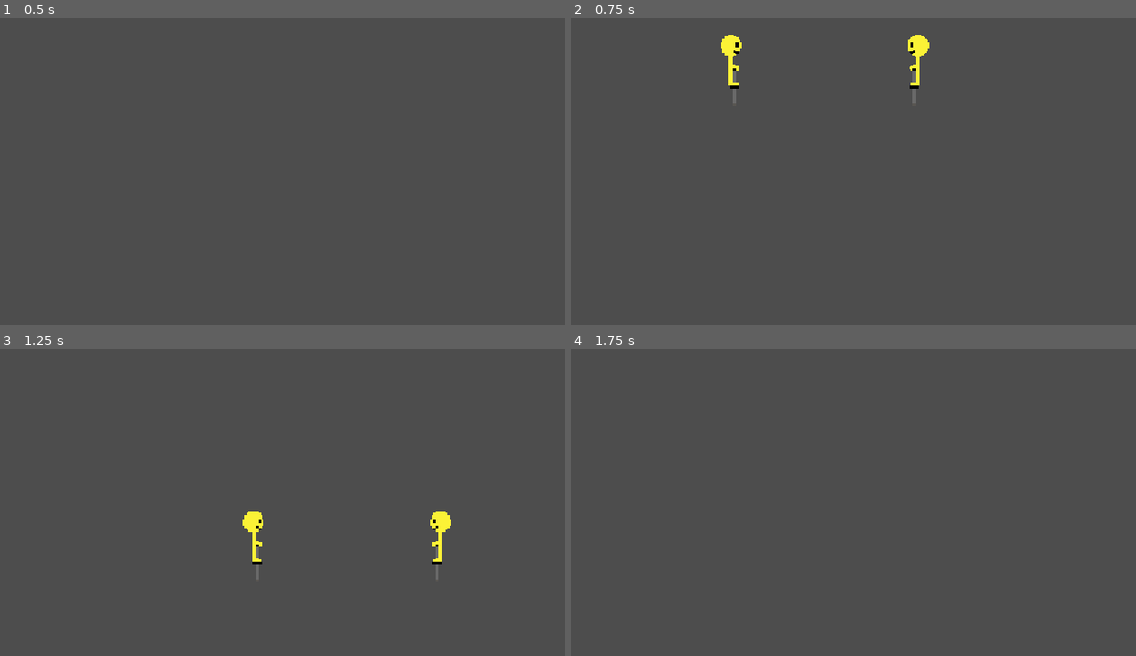
Above: before the commit, frames 1-4 (two rows, left to right).
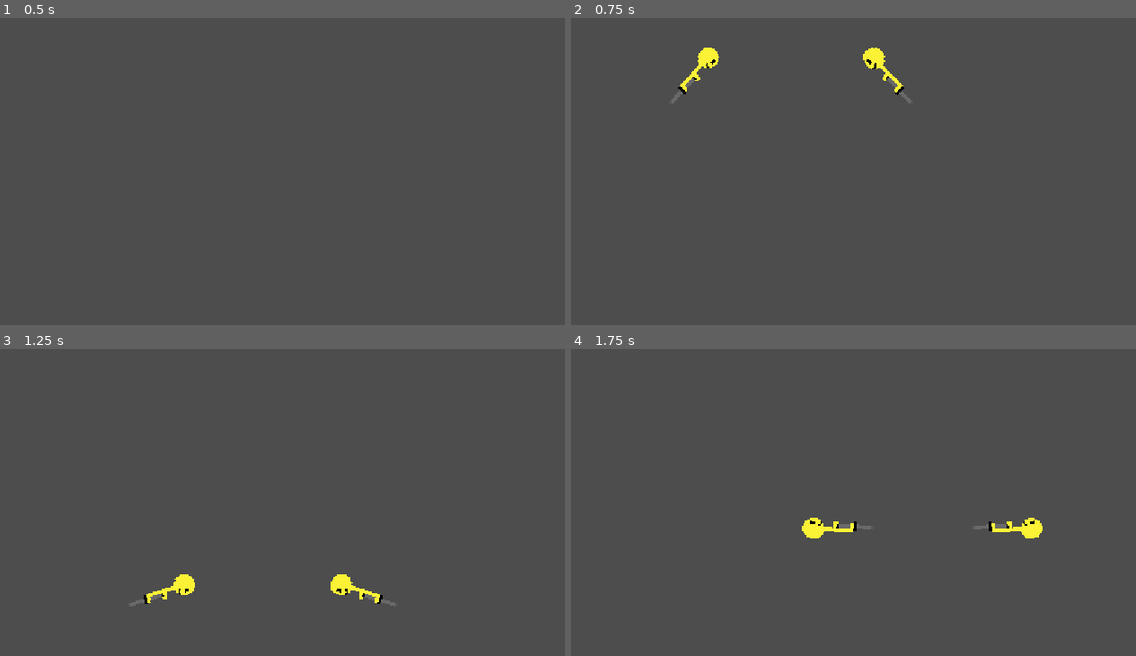
Above: after the commit, the same moments.

Repository: SalC124/pogo
Game: Godot game, scene res://scenes/core/main.tscn
The game is run twice, just before and just after one commit, with the same random seed, the same clock (stepped at 60 frames per second) and the same inputs.
Inputs:
- Up to frame 1 (0.5 s): no input
- Up to frame 2 (0.75 s): tap Enter (ui_accept) at 0.5 s; hold Right (ui_right) from 0.53 s (still down); hold Enter (ui_accept) from 0.53 s (still down)
- Up to frame 3 (1.25 s): keep holding Right (ui_right); keep holding Enter (ui_accept)
- Up to frame 4 (1.75 s): keep holding Right (ui_right); release Enter (ui_accept) at 1.28 s; tap Enter (ui_accept) at 1.35, 1.52 s

Frame 1 is identical in both runs. In frame 2, 1.5% of the frame differs, in the area x 17-64%, y 5-28%; in frame 3, 1.4%; in frame 4, 0.8%.

Commit message:
mr. physics

Diff:
--- a/scenes/core/main.tscn
+++ b/scenes/core/main.tscn
@@ -1139,7 +1139,10 @@
 [sub_resource type="TileSet" id="TileSet_j06ej"]
 sources/0 = SubResource("TileSetAtlasSource_ebys2")
 
-[sub_resource type="WorldBoundaryShape2D" id="WorldBoundaryShape2D_gwosq"]
+[sub_resource type="WorldBoundaryShape2D" id="WorldBoundaryShape2D_665sb"]
+
+[sub_resource type="RectangleShape2D" id="RectangleShape2D_gwosq"]
+size = Vector2(20, 455)
 
 [node name="Main" type="Node2D" unique_id=1606129600]
 script = ExtResource("1_2dmjg")
@@ -1171,10 +1174,20 @@
 [node name="TileMapLayer" type="TileMapLayer" parent="Match/Arena" unique_id=227156695]
 tile_set = SubResource("TileSet_j06ej")
 
-[node name="StaticBody2D" type="StaticBody2D" parent="Match/Arena" unique_id=2125726899]
+[node name="Floor" type="StaticBody2D" parent="Match/Arena" unique_id=2125726899]
 position = Vector2(565, 559)
 
-[node name="CollisionShape2D" type="CollisionShape2D" parent="Match/Arena/StaticBody2D" unique_id=1800425552]
-[node name="CollisionShape2D" type="CollisionShape2D" parent="Match/Arena" unique_id=1800425552]
-position = Vector2(576, 560)
-shape = SubResource("WorldBoundaryShape2D_gwosq")
+[node name="CollisionShape2D" type="CollisionShape2D" parent="Match/Arena/Floor" unique_id=1800425552]
+shape = SubResource("WorldBoundaryShape2D_665sb")
+
+[node name="WallLeft" type="StaticBody2D" parent="Match/Arena" unique_id=428332722]
+position = Vector2(120, 350)
+
+[node name="CollisionShape2D" type="CollisionShape2D" parent="Match/Arena/WallLeft" unique_id=427316498]
+shape = SubResource("RectangleShape2D_gwosq")
+
+[node name="WallLeft" type="StaticBody2D" parent="Match/Arena/WallLeft" unique_id=1081793309]
+position = Vector2(892, -10)
+
+[node name="CollisionShape2D" type="CollisionShape2D" parent="Match/Arena/WallLeft/WallLeft" unique_id=115858863]
+shape = SubResource("RectangleShape2D_gwosq")
--- a/scripts/guy.gd
+++ b/scripts/guy.gd
@@ -1,25 +1,79 @@
 extends CharacterBody2D
 
+const GRAVITY = 1300.0
 
-const SPEED = 300.0
-const JUMP_VELOCITY = -400.0
+@export var max_ground_tilt: float = 0.70
+@export var angular_acceleration: float = 35.0
+@export var pivot_offset: Vector2 = Vector2(0, 80)
 
+var angular_velocity: float = 0.0
+var jump_charge: float = 0.0
+const MAX_CHARGE_TIME: float = 0.5
+const BASE_BOUNCE: float = 500.0
+const MAX_BOUNCE_BONUS: float = 600.0
+
+var ground_pivot_pos: Vector2 = Vector2.ZERO
+var was_on_floor: bool = false
 
 func _physics_process(delta: float) -> void:
-	# Add the gravity.
+	var tilt_input := Input.get_axis("ui_left", "ui_right")
+
 	if not is_on_floor():
-		velocity += get_gravity() * delta
+		if was_on_floor:
+			was_on_floor = false
 
-	# Handle jump.
-	if Input.is_action_just_pressed("ui_accept") and is_on_floor():
-		velocity.y = JUMP_VELOCITY
+		velocity.y += GRAVITY * delta
 
-	# Get the input direction and handle the movement/deceleration.
-	# As good practice, you should replace UI actions with custom gameplay actions.
-	var direction := Input.get_axis("ui_left", "ui_right")
-	if direction:
-		velocity.x = direction * SPEED
+		if tilt_input != 0:
+			angular_velocity += tilt_input * angular_acceleration * delta
+		else:
+			angular_velocity = move_toward(angular_velocity, 0.0, 8.0 * delta)
+
+		angular_velocity = clamp(angular_velocity, -18.0, 18.0)
+		rotation += angular_velocity * delta
+
+		velocity.x = move_toward(velocity.x, tilt_input * 400.0, 300.0 * delta)
+		move_and_slide()
+
 	else:
-		velocity.x = move_toward(velocity.x, 0, SPEED)
+		if abs(rotation) > max_ground_tilt:
+			was_on_floor = false
+			velocity.y += GRAVITY * delta
+			velocity.x = move_toward(velocity.x, 0.0, 500.0 * delta)
 
-	move_and_slide()
+			angular_velocity = 0.0
+			rotation = lerp_angle(rotation, 0.0, 10.0 * delta)
+			move_and_slide()
+
+		else:
+			if not was_on_floor:
+				ground_pivot_pos = global_position + pivot_offset.rotated(rotation)
+				was_on_floor = true
+				angular_velocity = 0.0
+
+			global_position = ground_pivot_pos - pivot_offset.rotated(rotation)
+			velocity = Vector2.ZERO
+
+			if tilt_input != 0:
+				angular_velocity += tilt_input * (angular_acceleration * 1.5) * delta
+			else:
+				var return_spring = -rotation * 35.0
+				angular_velocity += return_spring * delta
+				angular_velocity = move_toward(angular_velocity, 0.0, 25.0 * delta)
+
+			rotation += angular_velocity * delta
+			rotation = clamp(rotation, -max_ground_tilt, max_ground_tilt)
+
+			if Input.is_action_pressed("ui_accept"):
+				jump_charge = min(jump_charge + delta, MAX_CHARGE_TIME)
+			elif Input.is_action_just_released("ui_accept") or (jump_charge > 0 and not Input.is_action_pressed("ui_accept")):
+				var charge_ratio = jump_charge / MAX_CHARGE_TIME
+				var total_bounce_power = BASE_BOUNCE + (MAX_BOUNCE_BONUS * charge_ratio)
+
+				was_on_floor = false
+				var bounce_direction = Vector2.UP.rotated(rotation)
+				velocity = bounce_direction * total_bounce_power
+
+				angular_velocity = tilt_input * 8.0
+				jump_charge = 0.0
+				move_and_slide()
